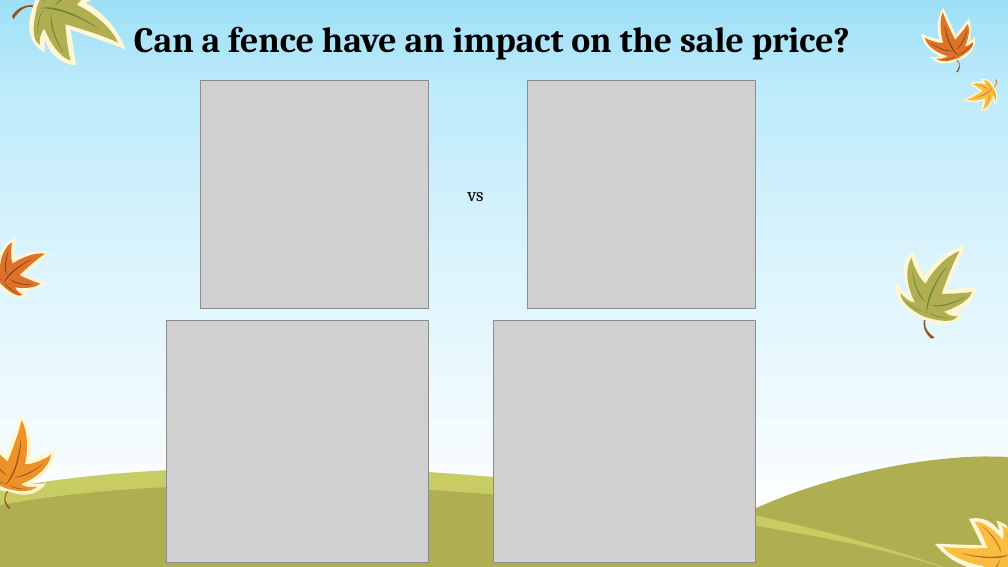
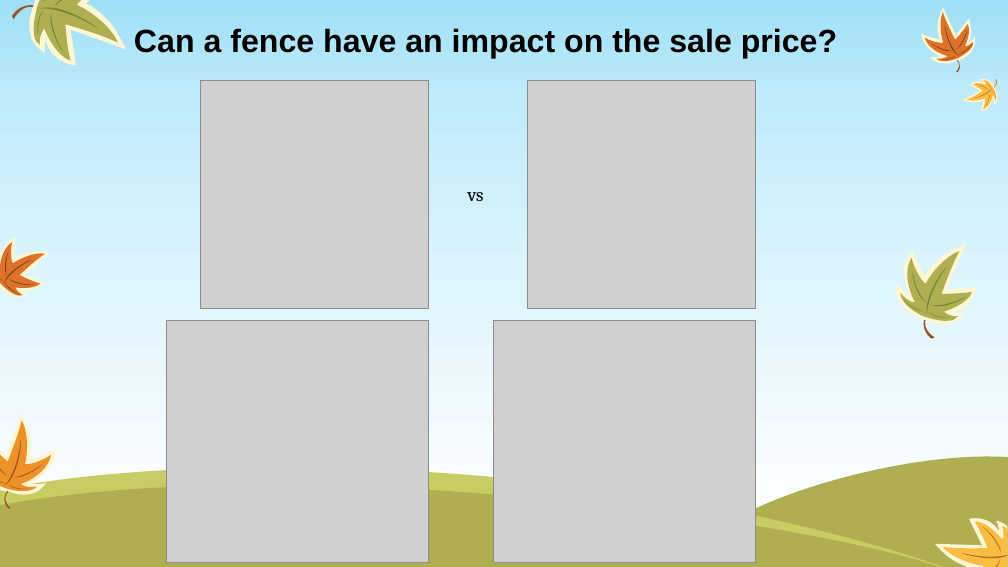
Before and after one commit to ozgurpolat/Exploratory_Data_Analysis, a slide deck: slide 6 of House_Prices.pptx (slide 5 before the commit). Drawn at 1008x567 pixels with LibreOffice and Linux fonts; fonts in the diff are those of the drawing; grey boxes stand for pictures. Boxes give left, top, right and bottom in pixels: in the first picture for what was removed or moved away, otherwise in the second. Text is boxed around its words. In the diff, an @@ line names an element or a change of style, - is before the commit and + after.

```diff
--- a/House_Prices.pptx
+++ b/House_Prices.pptx
@@ title "Can a fence have an ..." at <box>134,28,837,59</box>: size 34 to 30.6 pt, font Cambria to Arial @@
```
Also in this commit, not shown: 5 other slides changed, 2 slides added, 1 other file.
